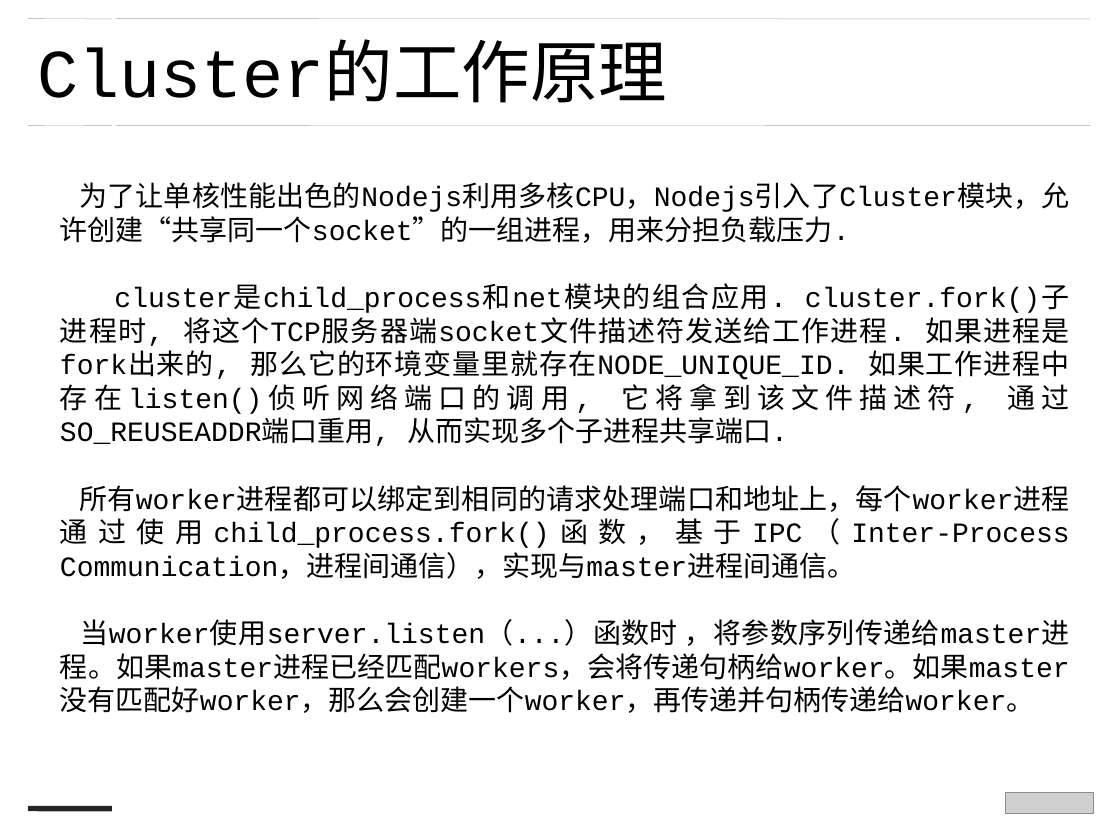
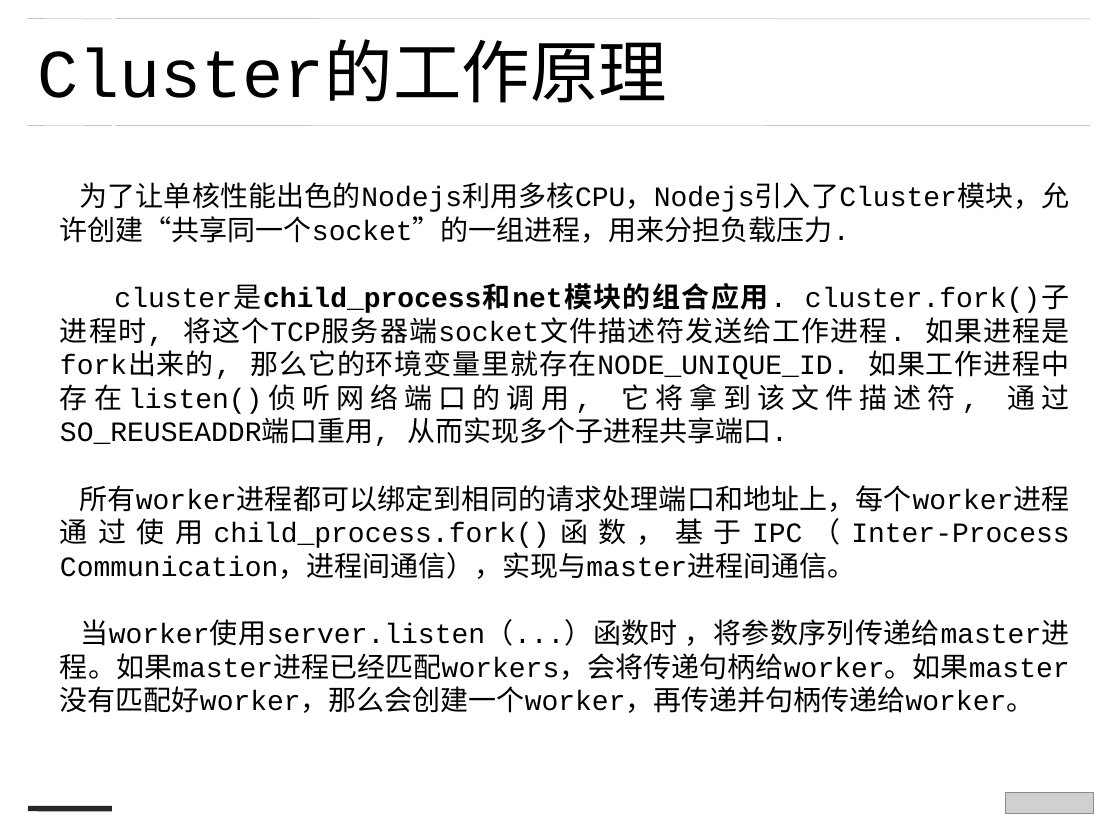
Before and after one commit to zjdgx/Study, a slide deck: slide 10 of PPT/nodejs --蒋刚.ppt. Drawn at 1120x840 pixels with LibreOffice and Linux fonts; fonts in the diff are those of the drawing; grey boxes stand for pictures. Boxes give left, top, right and bottom in pixels: in the first picture for what was removed or moved away, otherwise in the second. Text is boxed around its words. In the diff, an @@ line names an element or a change of style, - is before the commit and + after.

```diff
--- a/PPT/nodejs --蒋刚.ppt
+++ b/PPT/nodejs --蒋刚.ppt
@@ text at (60, 287, 1070, 446): bold on in "cluster是child_process和net模块的组合应用." @@
```
Also in this commit, not shown: 4 other slides changed, 1 slide removed, 5 other files.
